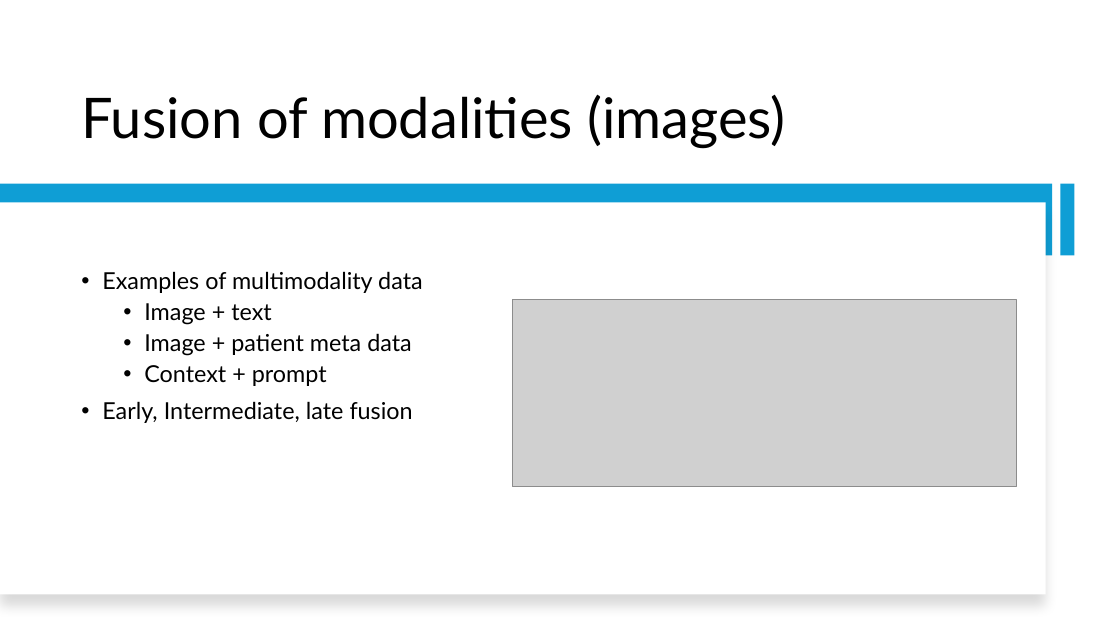
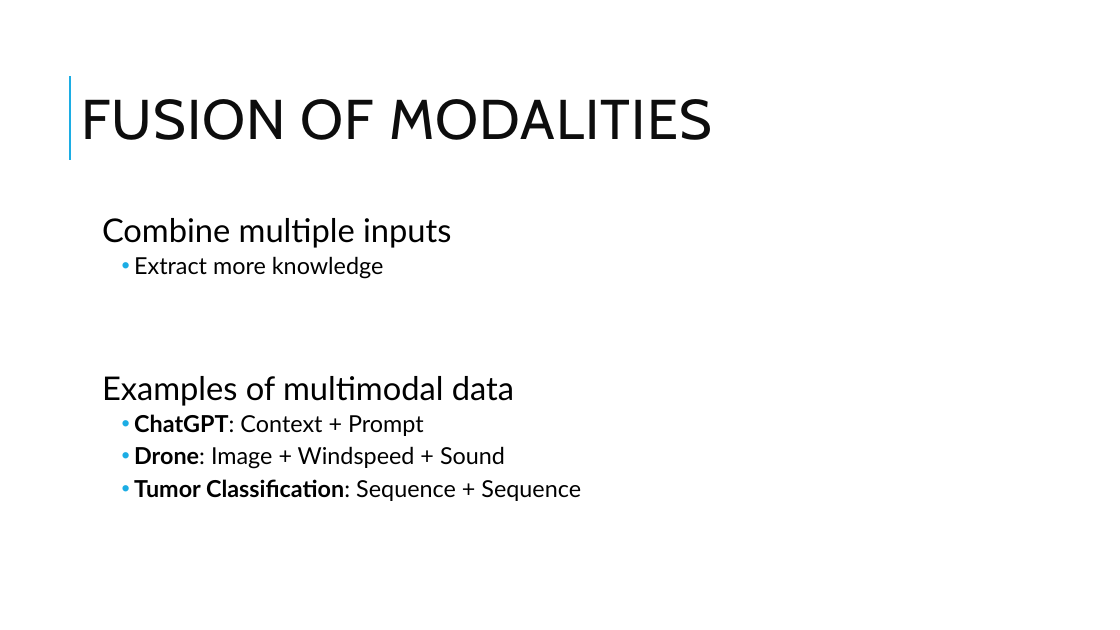
Before and after one commit to TheLaughingDuck/Master_Thesis, a slide deck: slide 9 of thesis_proposal_presentation.pptx (slide 8 before the commit). Drawn at 1120x630 pixels with LibreOffice and Linux fonts; fonts in the diff are those of the drawing; grey boxes stand for pictures. Boxes give left, top, right and bottom in pixels: in the first picture for what was removed or moved away, otherwise in the second. Text is boxed around its words. In the diff, an @@ line names an element or a change of style, - is before the commit and + after.

```diff
--- a/thesis_proposal_presentation.pptx
+++ b/thesis_proposal_presentation.pptx
@@ line added from (70, 160) to (70, 76), #1CADE4 1.5 pt @@
@@ title at box(81, 99, 712, 140): text changed; font Lato to Cabin; text colour #000000 to #0D0D0D @@
-Fusion of modalities (images)
+FUSION OF MODALITIES
@@ rectangle removed at box(0, 184, 1053, 255) @@
@@ rectangle removed at box(0, 202, 1046, 595) @@
@@ rectangle removed at box(1060, 184, 1075, 255) @@
@@ text "Combine multiple inputs" at box(102, 218, 581, 501): vertical alignment middle to top @@
@@ text at box(102, 218, 581, 501): text changed @@
-• Examples of multimodality data
-  • Image + text
-  • Image + patient meta data
-  • Context + prompt
-• Early, Intermediate, late fusion
+  Combine multiple inputs
+    • Extract more knowledge
+  Examples of multimodal data
+    • ChatGPT: Context + Prompt
+    • Drone: Image + Windspeed + Sound
+    • Tumor Classification: Sequence + Sequence
@@ picture removed at box(513, 299, 1017, 486) @@
```
Also in this commit, not shown: 4 other slides changed, 11 slides added, 8 slides removed.
